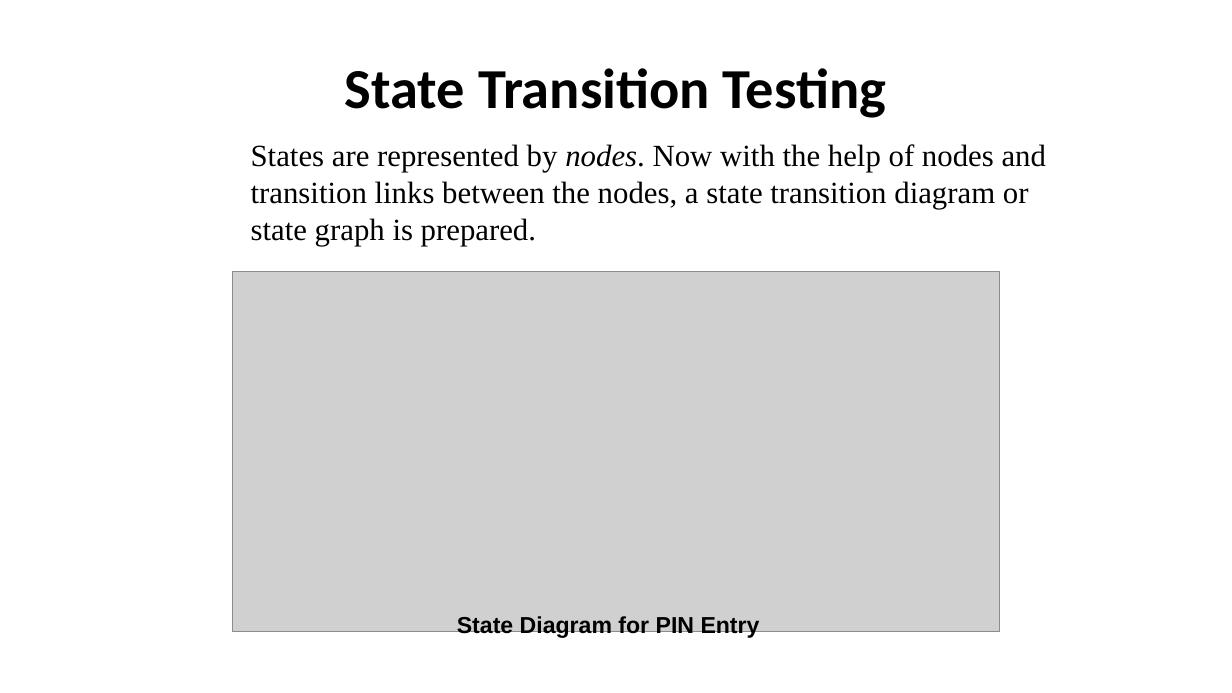
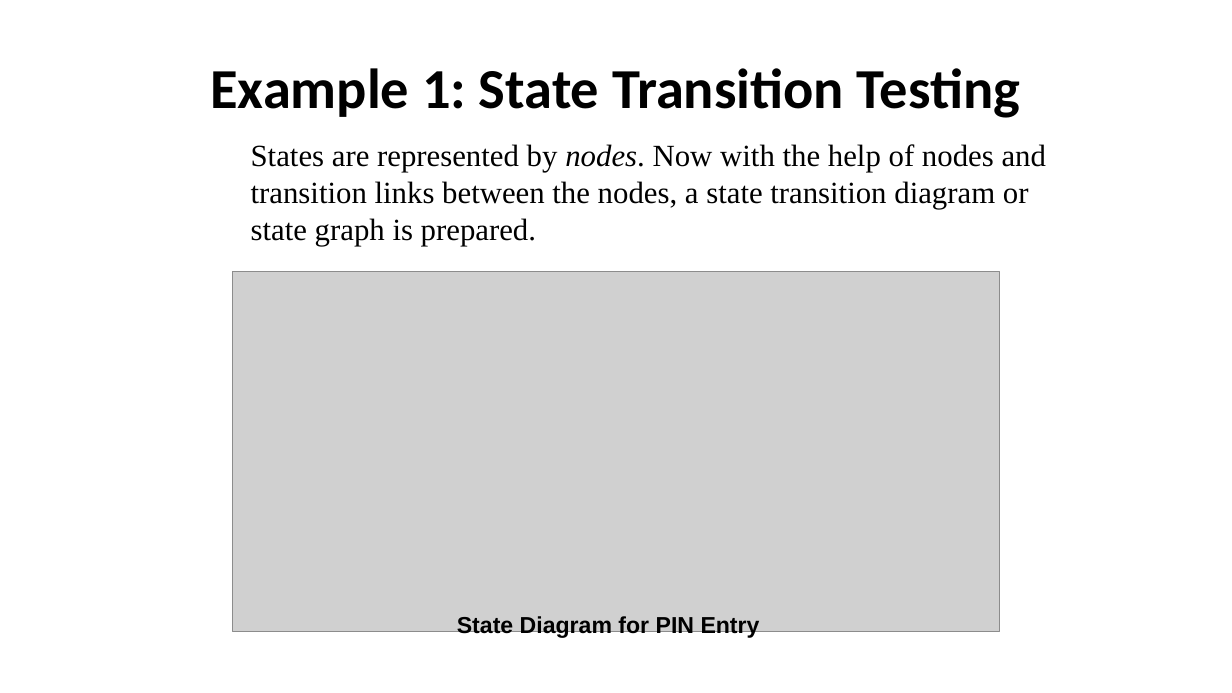
Before and after one commit to nashurgessa/Software-Testing-batch-2022-23, a slide deck: slide 5 of slides/L11 State_transition.pptx. Drawn at 1232x693 pixels with LibreOffice and Linux fonts; fonts in the diff are those of the drawing; grey boxes stand for pictures. Boxes give left, top, right and bottom in pixels: in the first picture for what was removed or moved away, otherwise in the second. Text is boxed around its words. In the diff, an @@ line names an element or a change of style, - is before the commit and + after.

```diff
--- a/slides/L11 State_transition.pptx
+++ b/slides/L11 State_transition.pptx
@@ title at bbox=[210, 68, 1020, 118]: text changed @@
-State Transition Testing
+Example 1: State Transition Testing
```
Also in this commit, not shown: 2 slides added, 17 other files.
